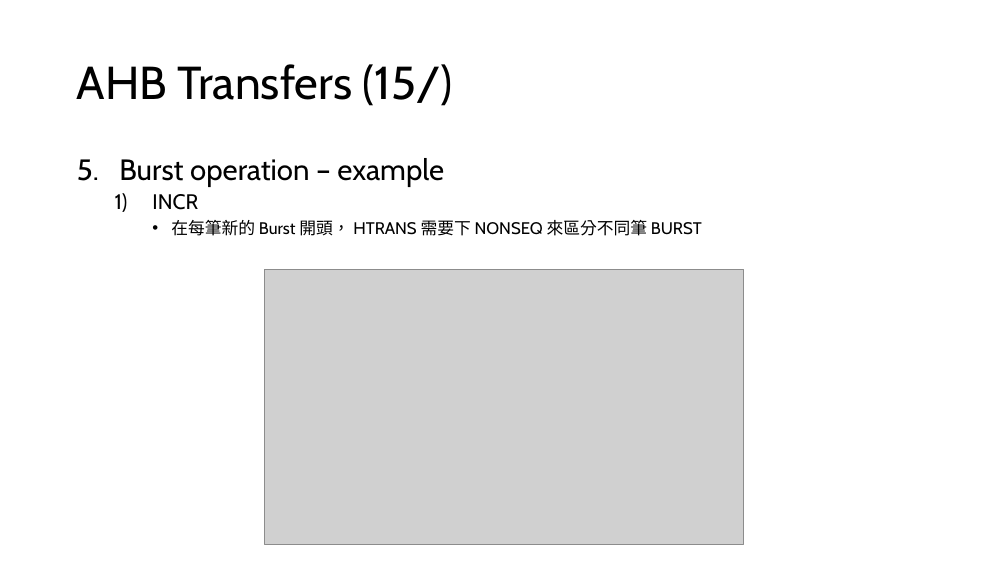
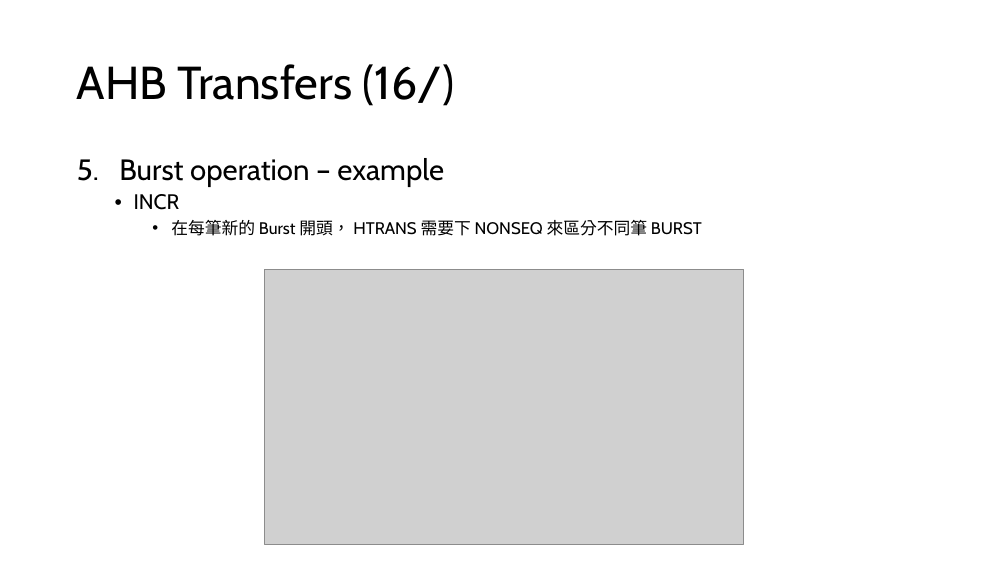
Before and after one commit to s9001055/DV_learning, a slide deck: slide 36 of AMBA/AMBA_learning.pptx. Drawn at 1008x567 pixels with LibreOffice and Linux fonts; fonts in the diff are those of the drawing; grey boxes stand for pictures. Boxes give left, top, right and bottom in pixels: in the first picture for what was removed or moved away, otherwise in the second. Text is boxed around its words. In the diff, an @@ line names an element or a change of style, - is before the commit and + after.

Commit message:
Modify: AMBA/AMBA_learning.pptx 1. Add: chapter2 AHB Burst operation 2. Add: chapter2 AHB Waited transfers

```diff
--- a/AMBA/AMBA_learning.pptx
+++ b/AMBA/AMBA_learning.pptx
@@ title at (77, 64, 454, 106): text changed @@
-AHB Transfers (15/)
+AHB Transfers (16/)
@@ text at (134, 194, 180, 210): bullet 1) to • @@
```
Also in this commit, not shown: 4 other slides changed, 3 slides added, 1 other file.
